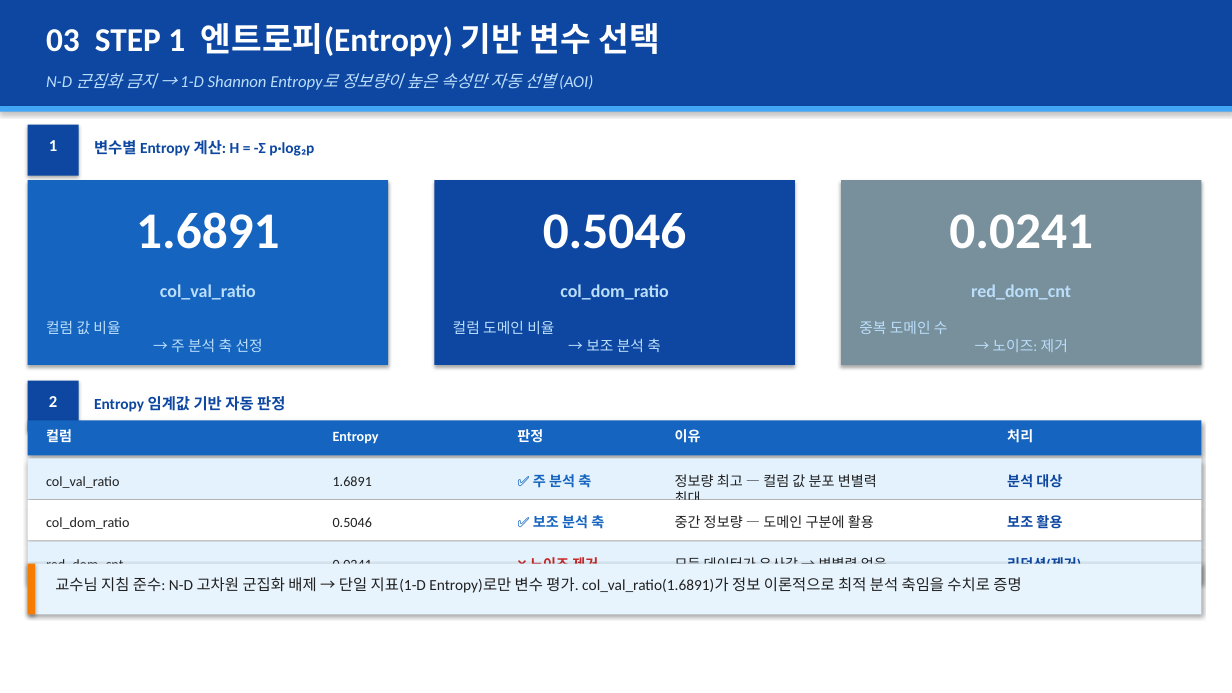
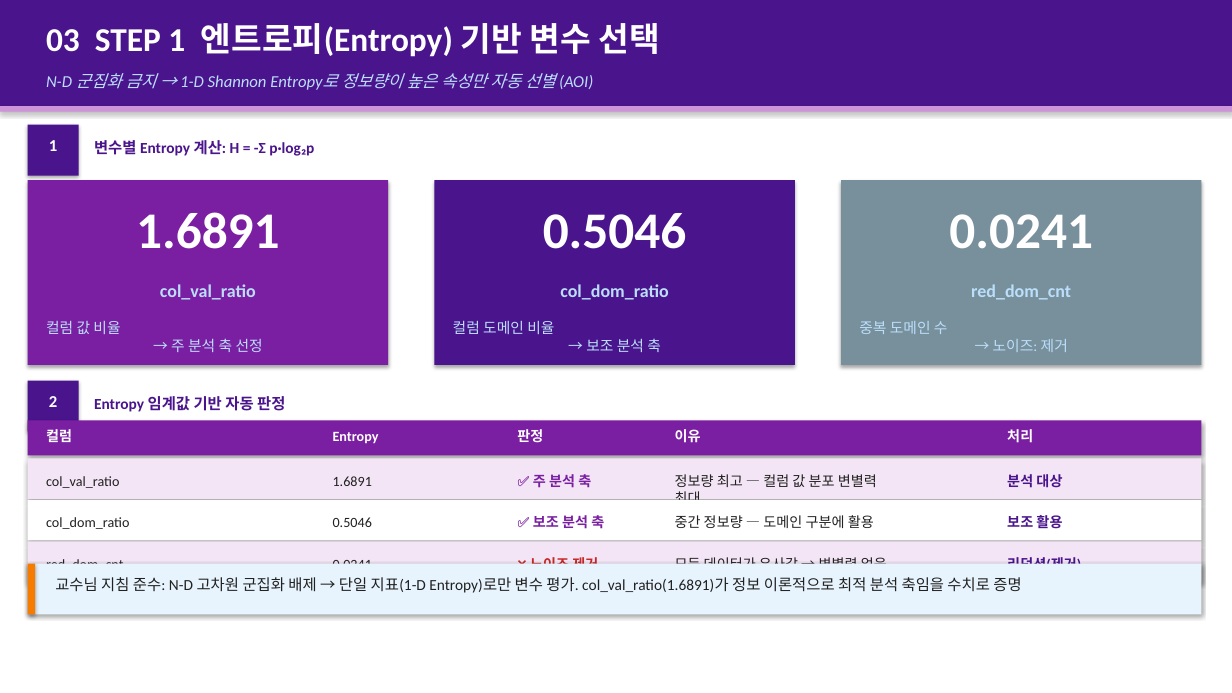
Before and after one commit to yimju/DataIntelligence-project, a slide deck: slide 4 of 스마트시티_데이터거버넌스_BR마이닝_v4.pptx. Drawn at 1232x693 pixels with LibreOffice and Linux fonts; fonts in the diff are those of the drawing. Boxes give left, top, right and bottom in pixels: in the first picture for what was removed or moved away, otherwise in the second. Text is boxed around its words. In the diff, an @@ line names an element or a change of style, - is before the commit and + after.

```diff
--- a/스마트시티_데이터거버넌스_BR마이닝_v4.pptx
+++ b/스마트시티_데이터거버넌스_BR마이닝_v4.pptx
@@ rectangle at (0, 106, 1232, 112): fill #42A5F5 to #CE93D8 @@
@@ rectangle at (28, 180, 388, 365): fill #1565C0 to #7B1FA2 @@
@@ fill #0D47A1 to #4A148C in 4 elements at (0, 0, 1232, 106), (28, 125, 79, 176), (434, 180, 795, 365), (28, 381, 79, 432) @@
@@ rectangle at (28, 421, 1202, 456): fill #1565C0 to #7B1FA2 @@
@@ rectangle at (28, 458, 1202, 499): fill #E3F2FD to #F3E5F5 @@
@@ text "✅ 주 분석 축" at (533, 474, 591, 488): text colour #1565C0 to #7B1FA2 @@
@@ text "✅ 보조 분석 축" at (533, 515, 604, 529): text colour #1565C0 to #7B1FA2 @@
@@ rectangle at (28, 542, 1202, 582): fill #E3F2FD to #F3E5F5 @@
@@ text colour #0D47A1 to #4A148C in 5 elements at (94, 140, 314, 156), (94, 396, 285, 412), (1007, 474, 1062, 488), (1007, 515, 1062, 528), (1007, 557, 1081, 564) @@
```
Also in this commit, not shown: 10 other slides changed.
